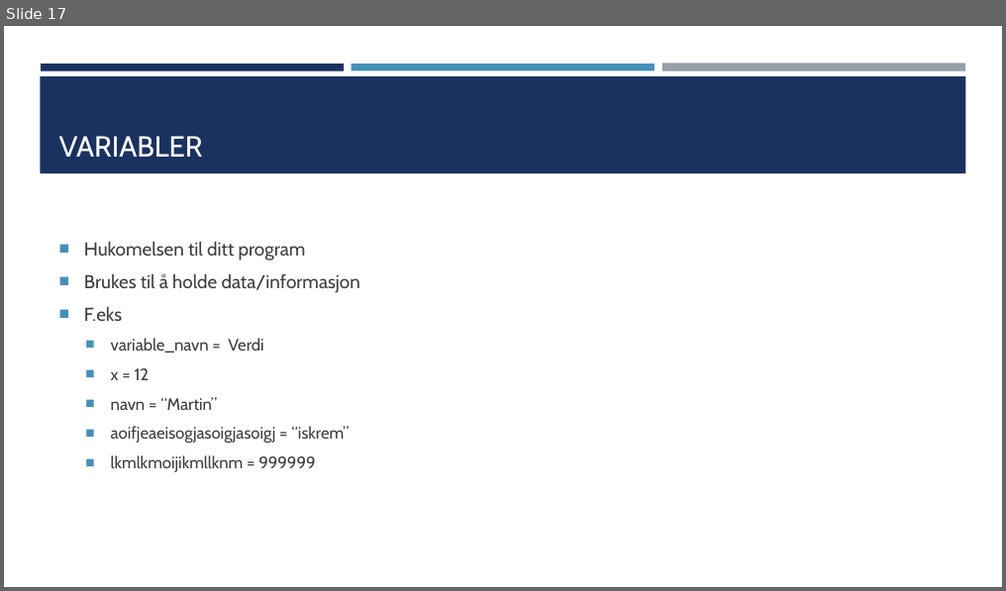
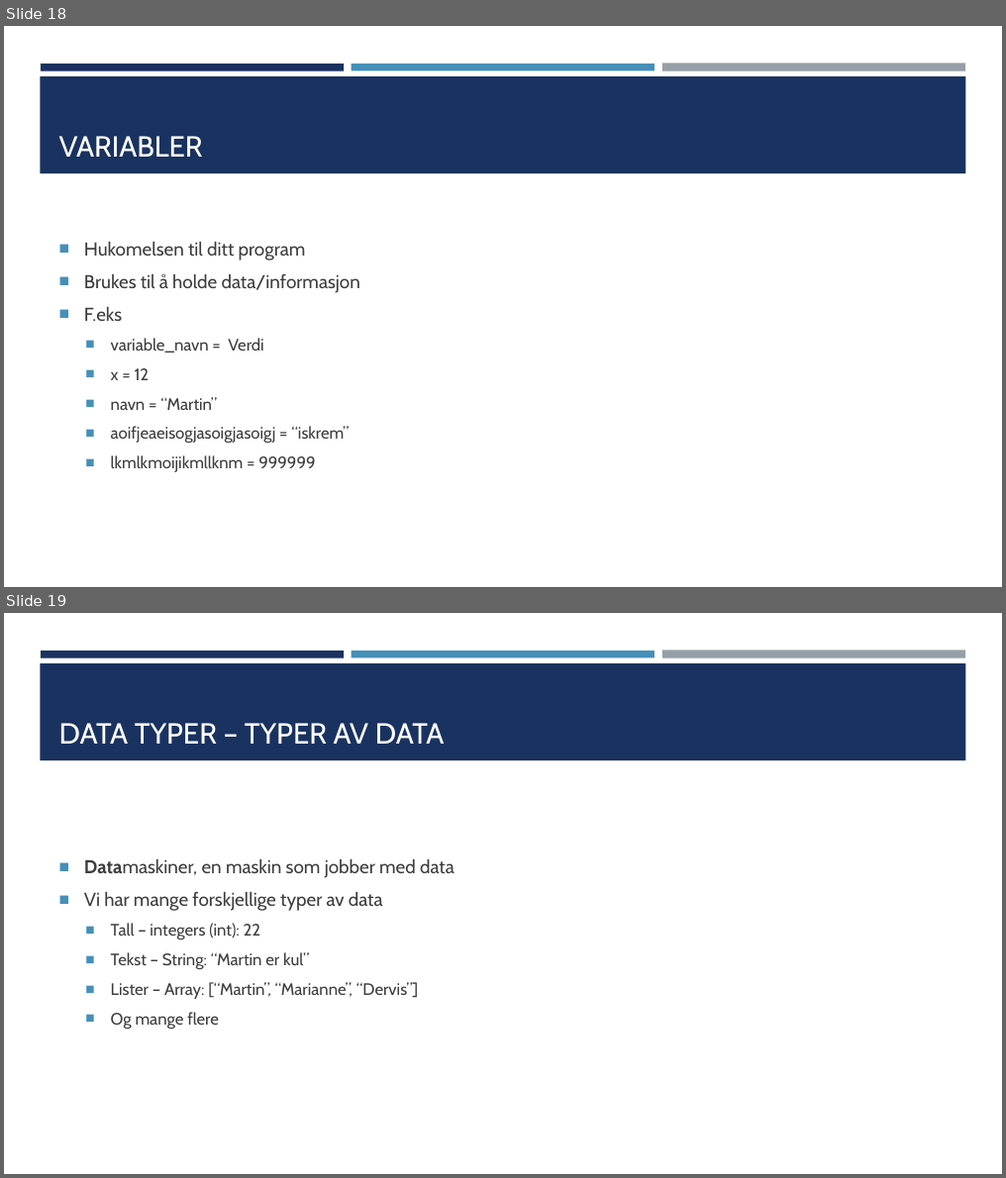
Before and after one commit to TheCodeAddiction/Learn-Python-Workshop, a slide deck: koding workshop powerpoint.pptx. Shown one above the other, each under a label of ours: slide 17 before the commit, slides 18 and 19 after it. The pictures are 1006x591 and 1006x1178 pixels, drawn with LibreOffice and Linux fonts; fonts in the diff are those of the drawing. Boxes give left, top, right and bottom in pixels: in the first picture for what was removed or moved away, otherwise in the second. Text is boxed around its words. In the diff, an @@ line names an element or a change of style, - is before the commit and + after.

```diff
--- a/koding workshop powerpoint.pptx
+++ b/koding workshop powerpoint.pptx
@@ slide 19 added at [4,613,1002,1174], background #FFFFFF; not listed: 4 template elements that a slide beside it also shows @@
@@ title added at [59,723,445,744], 28 pt, text #FFFFFF @@
+DATA TYPER – TYPER AV DATA
@@ text added at [84,860,454,1029], 16 pt, text #3D3D3D @@
+■ Datamaskiner, en maskin som jobber med data
+■ Vi har mange forskjellige typer av data
+  ■ Tall – integers (int): 22
+  ■ Tekst – String: “Martin er kul”
+  ■ Lister – Array: [“Martin”, “Marianne”, “Dervis”]
+  ■ Og mange flere
@@ what was slide 17 is now slide 18 @@
```
Also in this commit, not shown: 3 other slides added, 6 other files.
